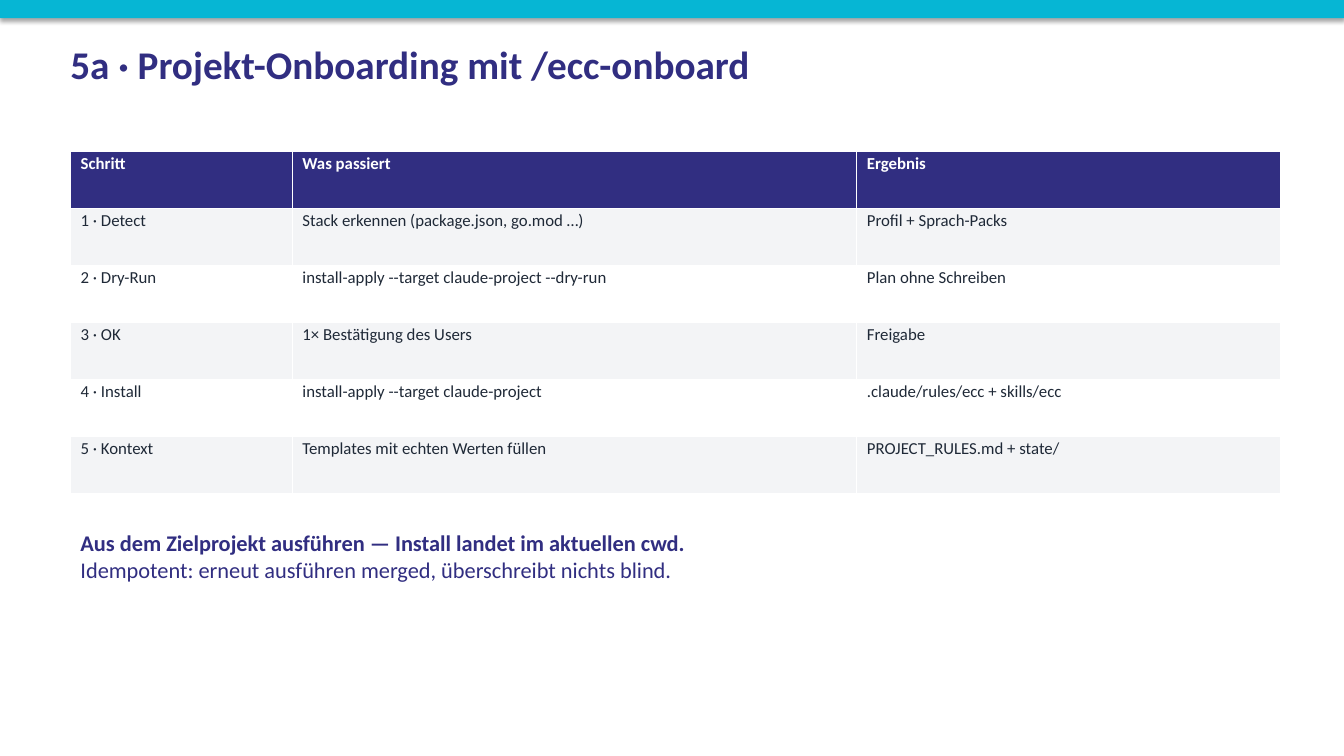
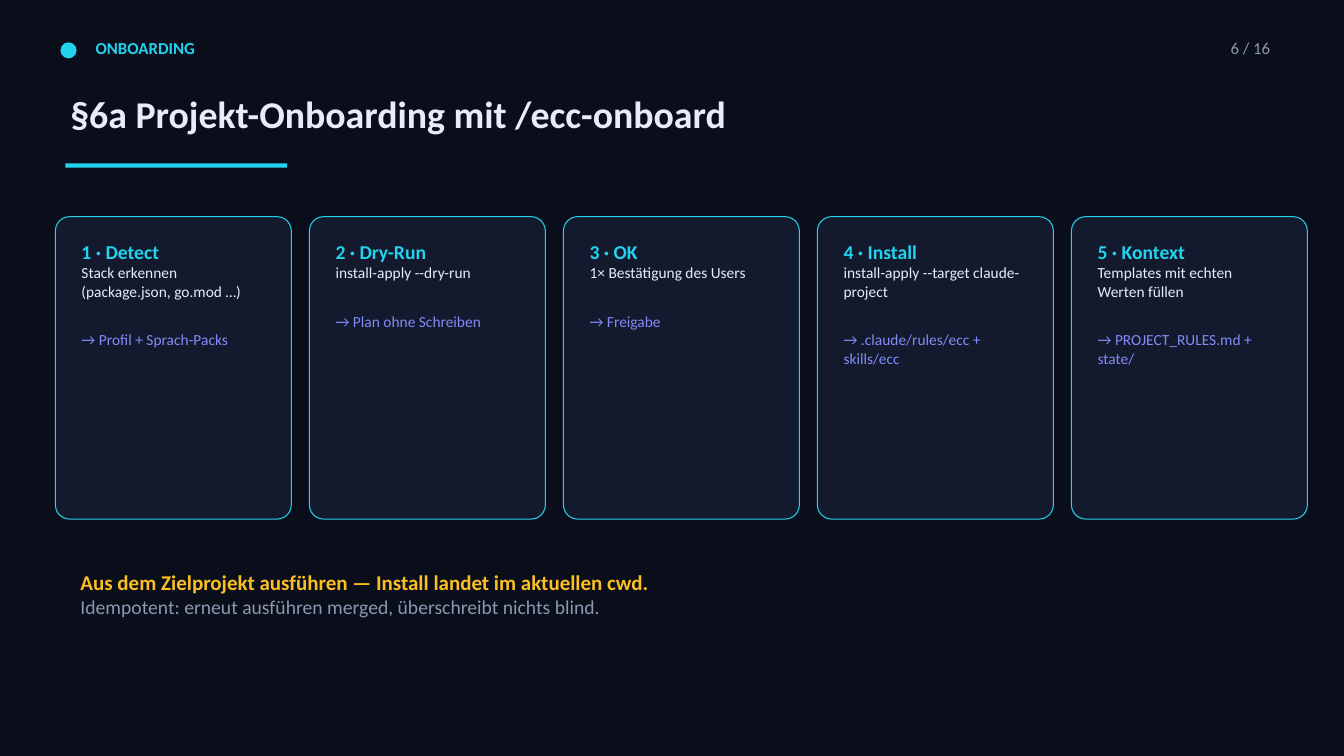
Before and after one commit to Paulee8155/Claude-Code-BestPractice, a slide deck: slide 7 of docs/ECC-Harness-Guide.de.pptx (slide 6 before the commit). Drawn at 1344x756 pixels with LibreOffice and Linux fonts; fonts in the diff are those of the drawing. Boxes give left, top, right and bottom in pixels: in the first picture for what was removed or moved away, otherwise in the second. Text is boxed around its words. In the diff, an @@ line names an element or a change of style, - is before the commit and + after.

```diff
--- a/docs/ECC-Harness-Guide.de.pptx
+++ b/docs/ECC-Harness-Guide.de.pptx
@@ background #FFFFFF to #0A0E1A @@
@@ rectangle removed at <box>0,0,1344,18</box> @@
@@ ellipse added at <box>60,42,77,58</box>, fill #22D3EE @@
@@ text added at <box>96,43,195,54</box>, 12 pt, text #22D3EE, bold @@
+ONBOARDING
@@ text added at <box>1231,42,1270,54</box>, 12 pt, text #8B98B0 @@
+6 / 16
@@ text at <box>70,101,726,135</box>: text changed; size 28 to 27 pt; text colour #312E81 to #E6EDF8 @@
-5a · Projekt-Onboarding mit /ecc-onboard
+§6a Projekt-Onboarding mit /ecc-onboard
@@ rectangle added at <box>66,163,287,167</box>, fill #22D3EE @@
@@ table removed at <box>71,151,1280,494</box>, 6 rows, 3 columns @@
-Schritt | Was passiert | Ergebnis
-1 · Detect | Stack erkennen (package.json, go.mod …) | Profil + Sprach-Packs
-2 · Dry-Run | install-apply --target claude-project --dry-run | Plan ohne Schreiben
-3 · OK | 1× Bestätigung des Users | Freigabe
-4 · Install | install-apply --target claude-project | .claude/rules/ecc + skills/ecc
-5 · Kontext | Templates mit echten Werten füllen | PROJECT_RULES.md + state/
@@ rounded rectangle added at <box>55,217,291,519</box>, fill #141A2E, outline #22D3EE 0.75 pt @@
@@ rounded rectangle added at <box>310,217,545,519</box>, fill #141A2E, outline #22D3EE 0.75 pt @@
@@ rounded rectangle added at <box>564,217,800,519</box>, fill #141A2E, outline #22D3EE 0.75 pt @@
@@ rounded rectangle added at <box>818,217,1054,519</box>, fill #141A2E, outline #22D3EE 0.75 pt @@
@@ rounded rectangle added at <box>1072,217,1308,519</box>, fill #141A2E, outline #22D3EE 0.75 pt @@
@@ text added at <box>81,246,227,348</box>, 11 pt, text #E6EDF8 @@
+1 · Detect
+Stack erkennen (package.json, go.mod …)
+→ Profil + Sprach-Packs
@@ text added at <box>336,246,481,327</box>, 11 pt, text #E6EDF8 @@
+2 · Dry-Run
+install-apply --dry-run
+→ Plan ohne Schreiben
@@ text added at <box>590,246,746,281</box>, 11 pt, text #E6EDF8 @@
+3 · OK
+1× Bestätigung des Users
+→ Freigabe
@@ text added at <box>844,245,1019,300</box>, 11 pt, text #E6EDF8 @@
+4 · Install
+install-apply --target claude-project
+→ .claude/rules/ecc + skills/ecc
@@ text added at <box>1098,246,1232,297</box>, 11 pt, text #E6EDF8 @@
+5 · Kontext
+Templates mit echten Werten füllen
+→ PROJECT_RULES.md + state/
@@ text "Aus dem Zielprojekt ausführen — ...": place and size @@
-text "Aus dem Zielprojekt ausführen — ..." at <box>80,535,685,582</box>
+text "Aus dem Zielprojekt ausführen — ..." at <box>80,575,648,618</box>
@@ text "Aus dem Zielprojekt ausführen — ..." at <box>80,575,648,618</box>: size 16 to 15 pt, text colour #312E81 to #FBBF24 in "Aus dem Zielprojekt ausführen — Install landet ..."; size 16 to 14 pt, text colour #312E81 to #8B98B0 in "Idempotent: erneut ausführen merged, überschreibt nichts bli ..." @@
```
Also in this commit, not shown: 12 other slides changed, 4 slides added, 1 slide removed, 5 other files.
